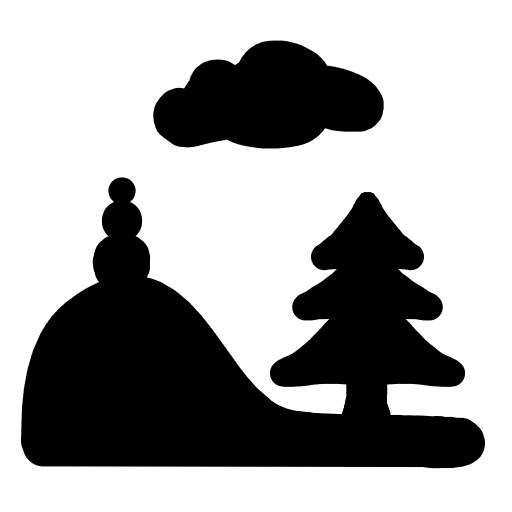
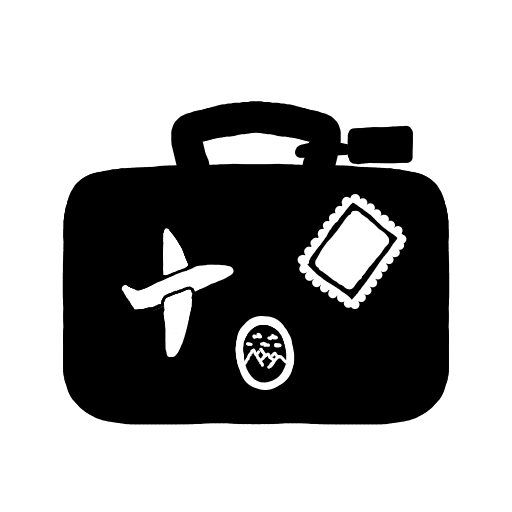
Layers edited between the first and the second 512 × 512 image:
showed "AllRegionsVisited", painted on it over [20, 40, 486, 469]
hid "AllRegionsAvailable", painted on it over [20, 40, 486, 469]
